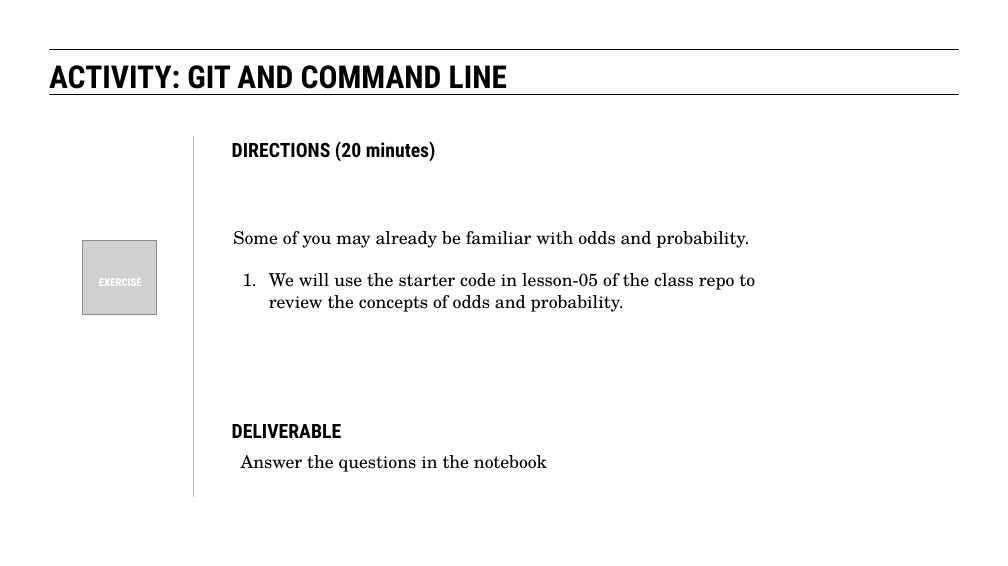
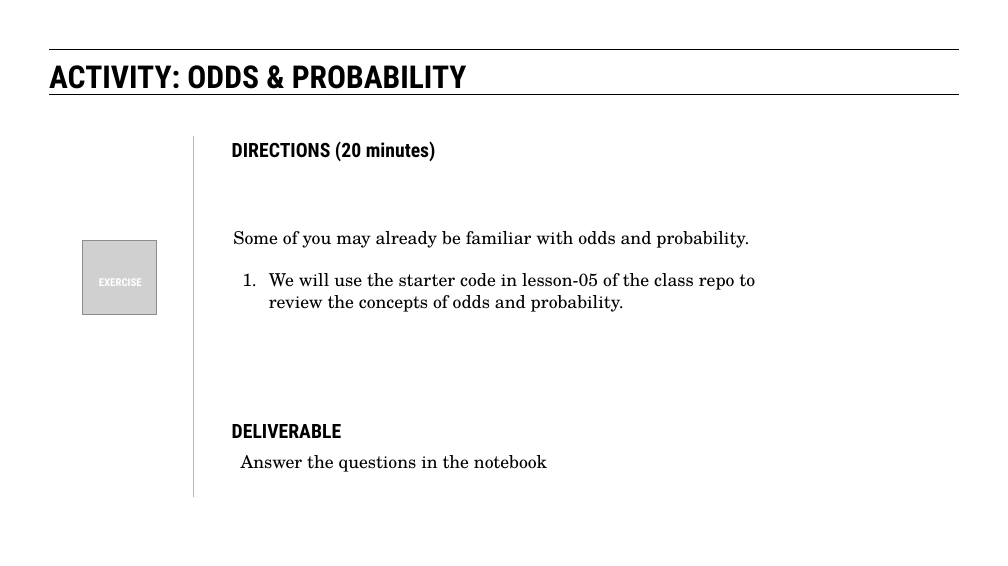
Before and after one commit to eflautt/ga-data-science, a slide deck: slide 41 of lessons/lesson-05/05-data-science-tools.pptx (slide 39 before the commit). Drawn at 1008x566 pixels with LibreOffice and Linux fonts; fonts in the diff are those of the drawing; grey boxes stand for pictures. Boxes give left, top, right and bottom in pixels: in the first picture for what was removed or moved away, otherwise in the second. Text is boxed around its words. In the diff, an @@ line names an element or a change of style, - is before the commit and + after.

```diff
--- a/lessons/lesson-05/05-data-science-tools.pptx
+++ b/lessons/lesson-05/05-data-science-tools.pptx
@@ text at (49,65,467,95): text changed @@
-ACTIVITY: GIT AND COMMAND LINE
+ACTIVITY: ODDS & PROBABILITY
```
Also in this commit, not shown: 10 other slides changed, 2 slides added.
